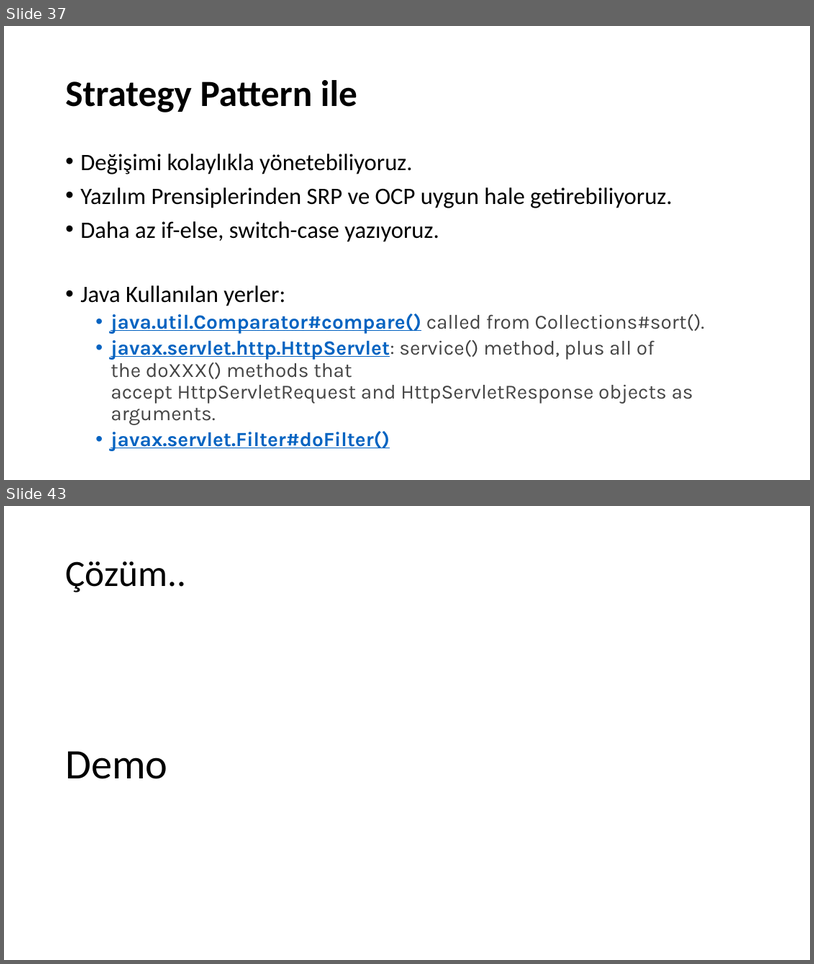
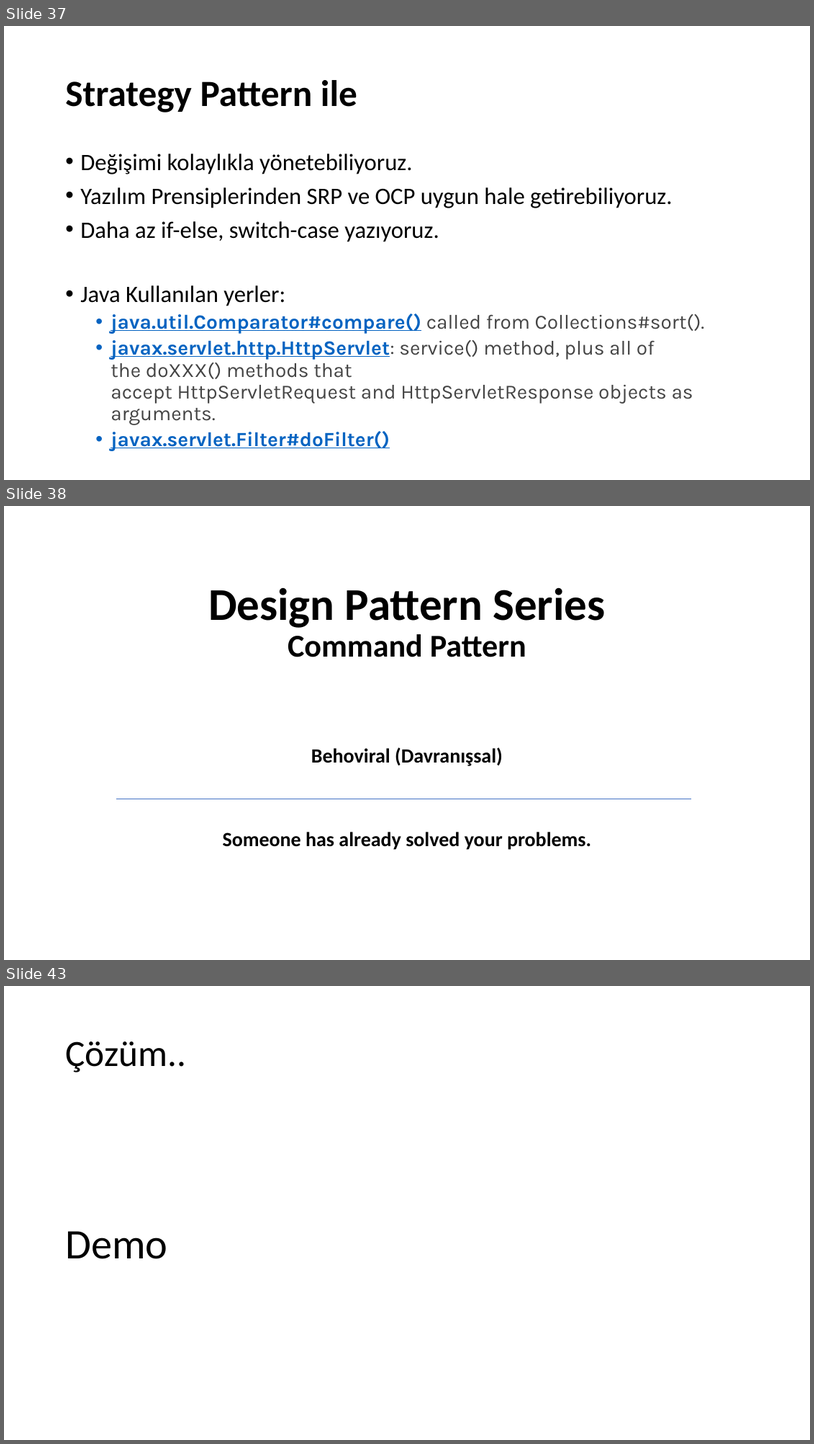
Before and after one commit to umiitkose/DesignPattern-Umiitkose, a slide deck: Tasarımdesenleri.pptx. Shown one above the other, each under a label of ours: slides 37 and 43 before the commit, slides 37, 38 and 43 after it; the slides between them are not shown. The pictures are 814x964 and 814x1444 pixels, drawn with LibreOffice and Linux fonts; fonts in the diff are those of the drawing. Boxes give left, top, right and bottom in pixels: in the first picture for what was removed or moved away, otherwise in the second. Text is boxed around its words. In the diff, an @@ line names an element or a change of style, - is before the commit and + after.

Commit message:
add design pattern

```diff
--- a/Tasarımdesenleri.pptx
+++ b/Tasarımdesenleri.pptx
@@ slide 38 added at <box>4,506,810,960</box>, background #FFFFFF @@
@@ title added at <box>208,587,605,657</box>, 54 pt, text #000000, bold @@
+Design Pattern Series
+Command Pattern
@@ subtitle added at <box>223,747,592,849</box>, 24 pt, text #000000, bold @@
+Behoviral (Davranışsal)
+Someone has already solved your problems.
@@ line added from (116, 798) to (692, 798), #4472C4 0.5 pt @@
```
Also in this commit, not shown: 21 other slides added.
